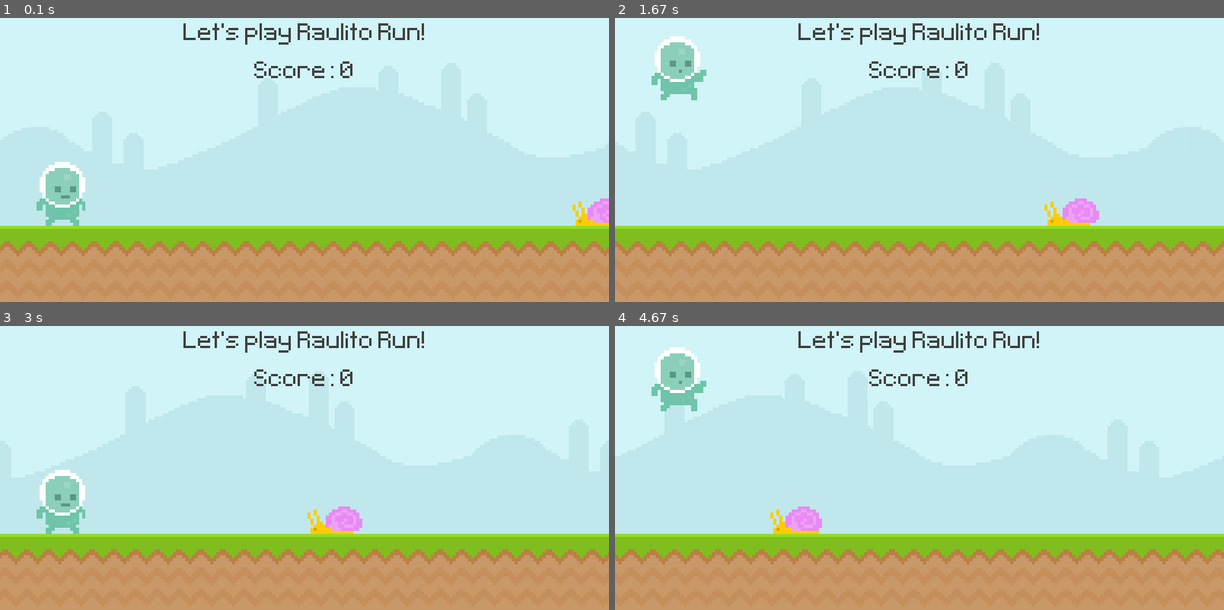
Above: before the commit, frames 1-4 (two rows, left to right).
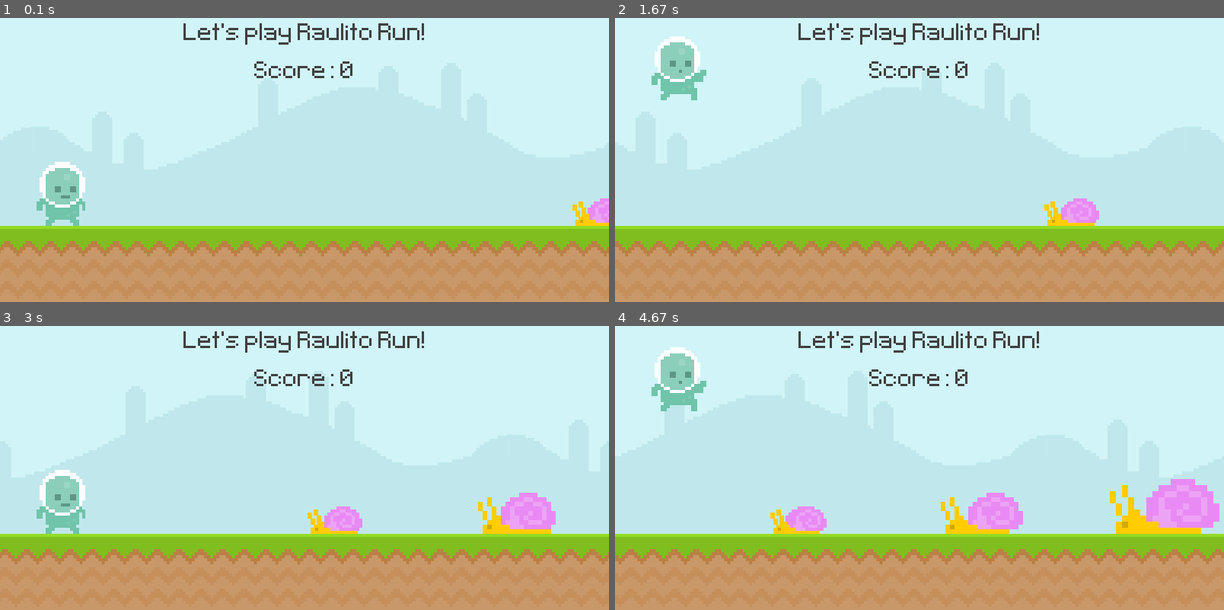
Above: after the commit, the same moments.

Repository: jm4ch4do/py_game_mario
Game: pygame game, started from scenes/level_001.py
Two runs of this game, one before a commit and one after it. Both use one fixed random seed, a clock stepped at 60 frames per second and the inputs below.
Inputs:
- Up to frame 1 (0.1 s): no input
- Up to frame 2 (1.67 s): tap Space at 0.33 s
- Up to frame 3 (3 s): no input
- Up to frame 4 (4.67 s): tap Space at 3.3, 3.6, 3.8, 4.2, 4.5 s

The runs differ from the first frame. In frame 1, less than 0.1% of the frame differs, in the area x 94-100%, y 64-73%; in frame 2, 0.1%; in frame 3, 1.5%; in frame 4, 4.1%, in the area x 26-100%, y 53-74%.

Commit message:
feat: spawns enemies from configurable map

Diff:
--- /dev/null
+++ b/data/enemy_map.json
@@ -0,0 +1,29 @@
+{
+    "enemies": [
+        {
+            "type": "Snail",
+            "time": 0,
+            "scale": 1
+        },
+        {
+            "type": "Snail",
+            "time": 2000,
+            "scale": 1.5
+        },
+        {
+            "type": "Snail",
+            "time": 4000,
+            "scale": 2
+        },
+        {
+            "type": "Snail",
+            "time": 6000,
+            "scale": 2
+        },
+        {
+            "type": "Snail",
+            "time": 10000,
+            "scale": 2
+        }
+    ]
+}
--- a/scenes/level_001.py
+++ b/scenes/level_001.py
@@ -37,12 +37,13 @@
         if restart_needed:
             status, score, player, enemy_manager = prepare_level_start()
 
-    if not status.gameover: world.update(), score.update()
+    if not status.gameover:
+        world.update(), score.update()
     world.background.draw(screen), score.draw(screen)
 
-    if not status.gameover: enemy_manager.update(), player.update(screen)
+    if not status.gameover:
+        enemy_manager.update(), player.update(screen)
     enemy_manager.draw(screen), player.draw(screen)
-
 
     _pyg.display.update()
     clock.tick(60)
--- a/src/enemies.py
+++ b/src/enemies.py
@@ -1,3 +1,4 @@
+import json as _json
 import math as _math
 
 import pygame as _pyg
@@ -10,6 +11,38 @@
     def __init__(self, world, status, player):
         self.enemies = _pyg.sprite.Group()
         self.world, self.status, self.player = world, status, player
+        self.enemy_map = self.load_enemy_map()
+        self.enemy_index = 0
+        self.enemy_types = {
+            "Snail": Snail,
+        }
+
+    def spawn_from_map(self):
+        if self.enemy_index >= len(self.enemy_map):
+            return None
+
+        next_enemy = self.enemy_map[self.enemy_index]
+        game_time = _pyg.time.get_ticks() - self.status.start_time
+        if game_time > next_enemy["time"]:
+            self.enemy_index += 1
+            self.spawn_enemy(next_enemy["type"], next_enemy["scale"])
+
+    def load_enemy_map(self):
+        source = "data/enemy_map.json"
+        with open(source) as f:
+            enemy_map = _json.load(f)
+        return enemy_map["enemies"]
+
+    def spawn_enemy(self, type, scale=1):
+        EnemyClass = self.enemy_types[type]
+        enemy = EnemyClass(
+            world=self.world,
+            status=self.status,
+            player=self.player,
+            react_to_event=self.react_to_event,
+            scale=scale,
+        )
+        self.enemies.add(enemy)
 
     def spawn_snail(self, scale=1):
         snail = Snail(
@@ -25,11 +58,11 @@
         if event == "leaving":
             new_scale = enemy.scale * enemy.scale_inc
             self.enemies.remove(enemy)
-            self.spawn_snail(new_scale)
         if event == "hits_player":
             self.status.gameover = True
 
     def update(self):
+        self.spawn_from_map()
         self.enemies.update()
 
     def draw(self, screen):
--- a/src/player.py
+++ b/src/player.py
@@ -55,7 +55,6 @@
                 self.ani_index = 0
             self.image = self.images[f"walk{_math.floor(self.ani_index) + 1}"]
 
-
     def update(self, screen):
         self.handle_input()
         self.apply_gravity()
--- a/src/status.py
+++ b/src/status.py
@@ -8,6 +8,7 @@
     def __init__(self):
         self.gameover = False
         self.score = 0
+        self.start_time = _pyg.time.get_ticks()
 
 
 class Score(_pyg.sprite.Sprite):
